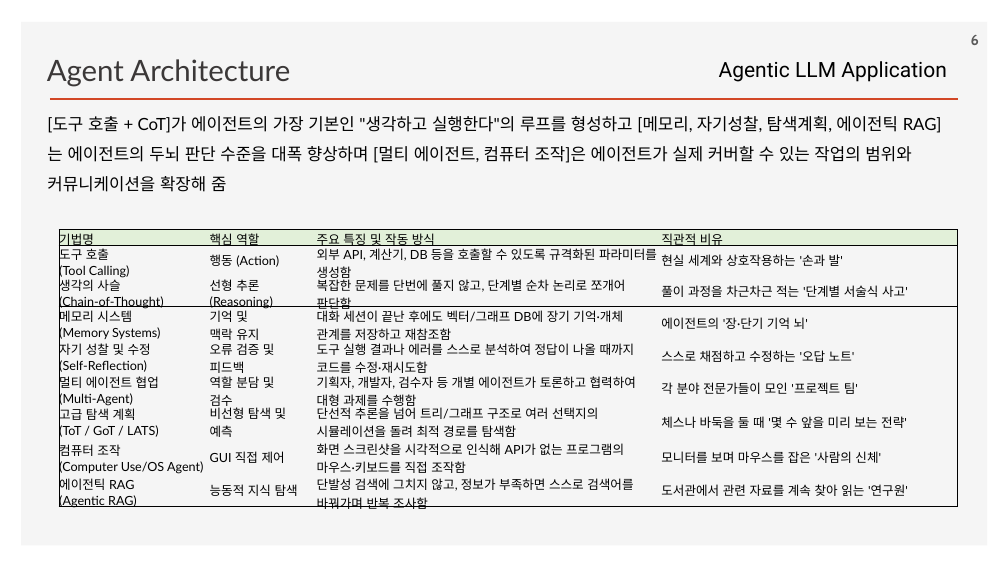
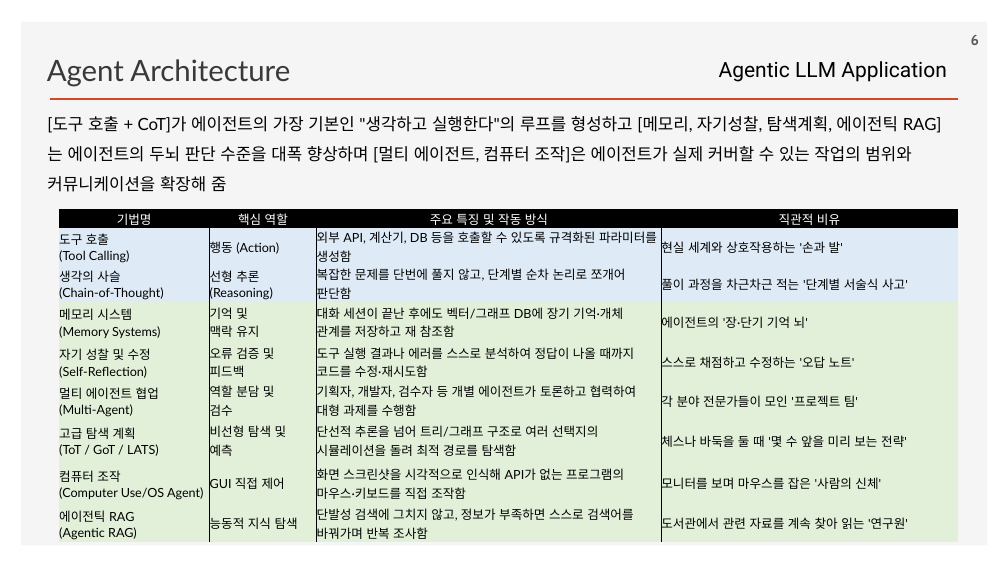
Before and after one commit to ancestor9/2026_Fall_Learning-Langchain-AI-Agent, a slide deck: slide 6 of ppts/CHAPTER 6 Agent Architecture.pptx. Drawn at 1008x567 pixels with LibreOffice and Linux fonts; fonts in the diff are those of the drawing; background and template pictures are left out. Boxes give left, top, right and bottom in pixels: in the first picture for what was removed or moved away, otherwise in the second. Text is boxed around its words. In the diff, an @@ line names an element or a change of style, - is before the commit and + after.

```diff
--- a/ppts/CHAPTER 6 Agent Architecture.pptx
+++ b/ppts/CHAPTER 6 Agent Architecture.pptx
@@ table at (59, 209, 958, 544) @@
-row 4, column 3: 대화 세션이 끝난 후에도 벡터/그래프 DB에 장기 기억·개체 관계를 저장하고 재참조함
+row 4, column 3: 대화 세션이 끝난 후에도 벡터/그래프 DB에 장기 기억·개체 관계를 저장하고 재 참조함
@@ fill #E2F0D9 to #000000 in row 1 @@
@@ fill none to #DEEBF7 in 8 cells @@
@@ fill none to #E2F0D9 in 24 cells @@
@@ text colour #000000 to #FFFFFF in "기법명", "핵심 역할", "주요 특징 및 작동 방식", "직관적 비유" @@
@@ alignment left to centre @@
@@ borders changed @@
@@ table: place and size @@
-table at (59, 230, 958, 513)
+table at (59, 209, 958, 544)
```
Also in this commit, not shown: 5 other slides changed, 1 other file.
